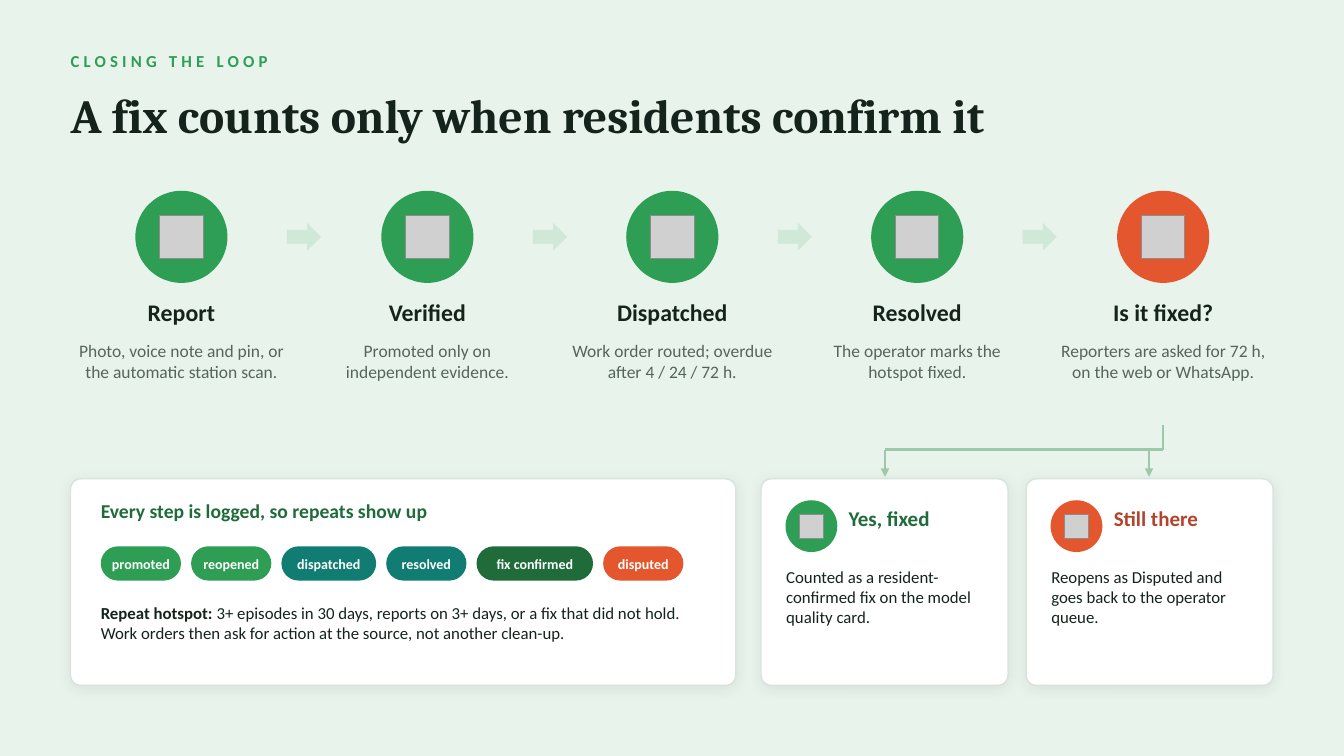
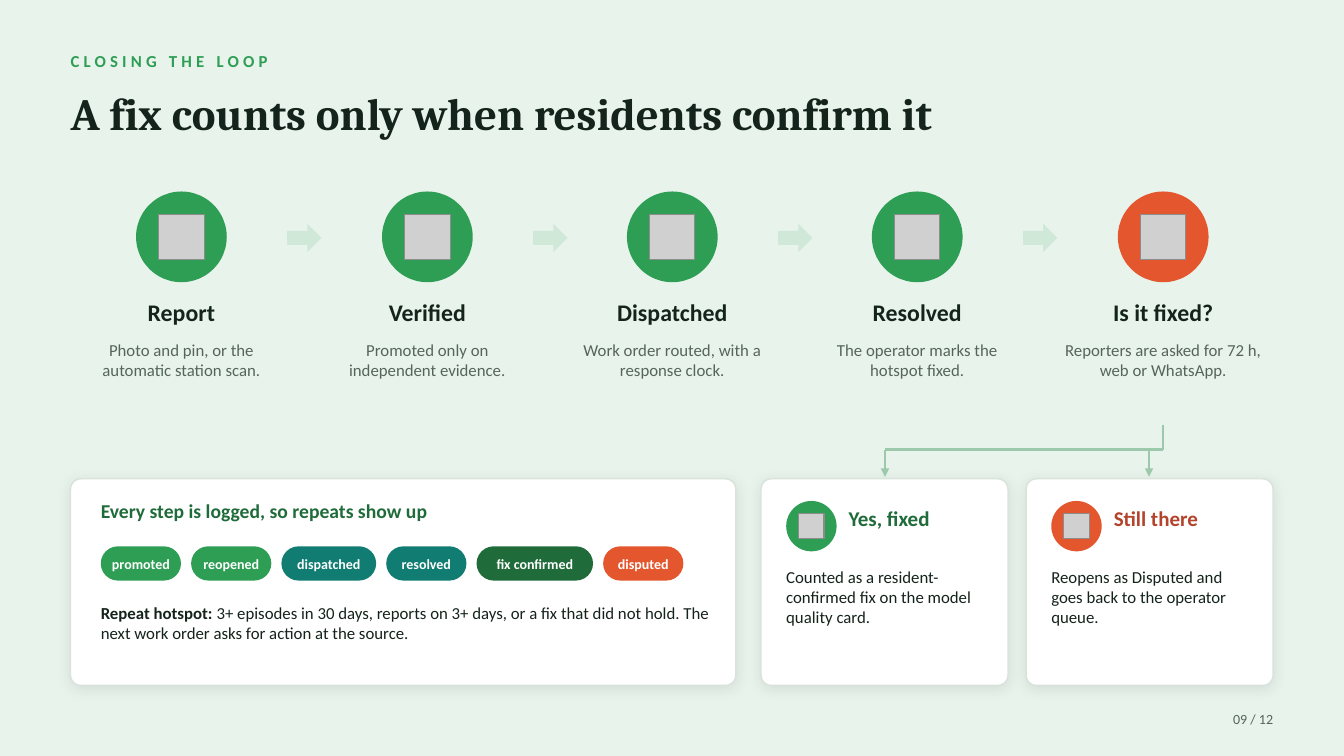
Before and after one commit to PROSTLE/CleanAir, a slide deck: slide 9 of presentation/VayuSetu-BRICS.pptx (slide 11 before the commit). Drawn at 1344x756 pixels with LibreOffice and Linux fonts; fonts in the diff are those of the drawing; grey boxes stand for pictures. Boxes give left, top, right and bottom in pixels: in the first picture for what was removed or moved away, otherwise in the second. Text is boxed around its words. In the diff, an @@ line names an element or a change of style, - is before the commit and + after.

```diff
--- a/presentation/VayuSetu-BRICS.pptx
+++ b/presentation/VayuSetu-BRICS.pptx
@@ text "A fix counts only when ..." at (71, 98, 932, 140): size 34 to 32 pt @@
@@ text at (102, 344, 261, 376): text changed; size 12.5 to 12 pt @@
-Photo, voice note and pin, or the automatic station scan.
+Photo and pin, or the automatic station scan.
@@ text "Promoted only on independent evidence." at (349, 344, 505, 379): size 12.5 to 12 pt @@
@@ text at (583, 344, 761, 379): text changed; size 12.5 to 12 pt @@
-Work order routed; overdue after 4 / 24 / 72 h.
+Work order routed, with a response clock.
@@ text "The operator marks the hotspot ..." at (837, 344, 997, 379): size 12.5 to 12 pt @@
@@ text at (1065, 344, 1261, 379): text changed; size 12.5 to 12 pt @@
-Reporters are asked for 72 h, on the web or WhatsApp.
+Reporters are asked for 72 h, web or WhatsApp.
@@ rounded rectangle at (71, 479, 736, 686): shadow changed @@
@@ text at (101, 607, 708, 639): text changed @@
-Repeat hotspot: 3+ episodes in 30 days, reports on 3+ days, or a fix that did not hold. Work orders then ask for action at the source, not another clean-up.
+Repeat hotspot: 3+ episodes in 30 days, reports on 3+ days, or a fix that did not hold. The next work order asks for action at the source.
@@ text added at (1233, 715, 1273, 724), 10 pt, text #56655C @@
+09 / 12
```
Also in this commit, not shown: 8 other slides changed, 3 slides added, 7 slides removed, 2 other files.
